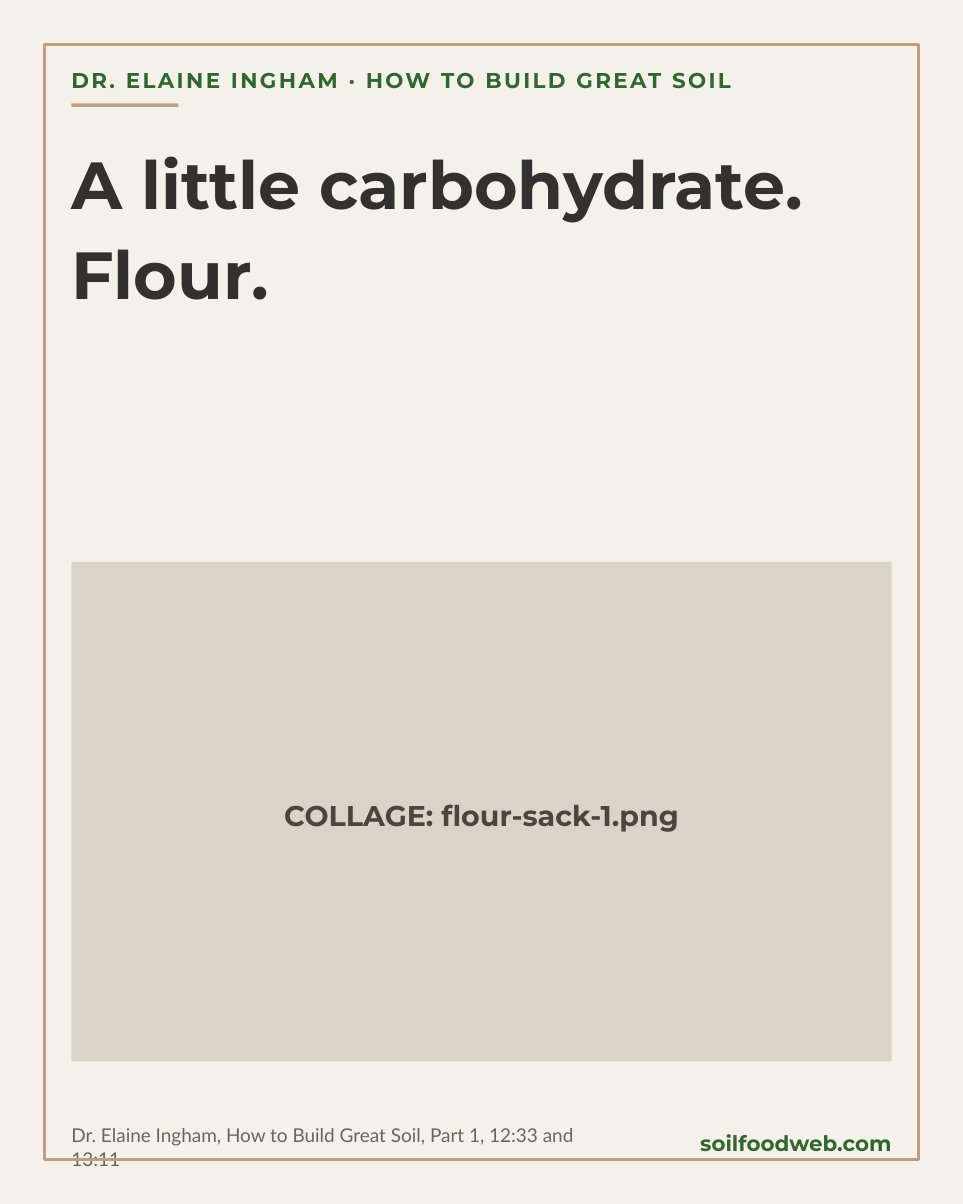
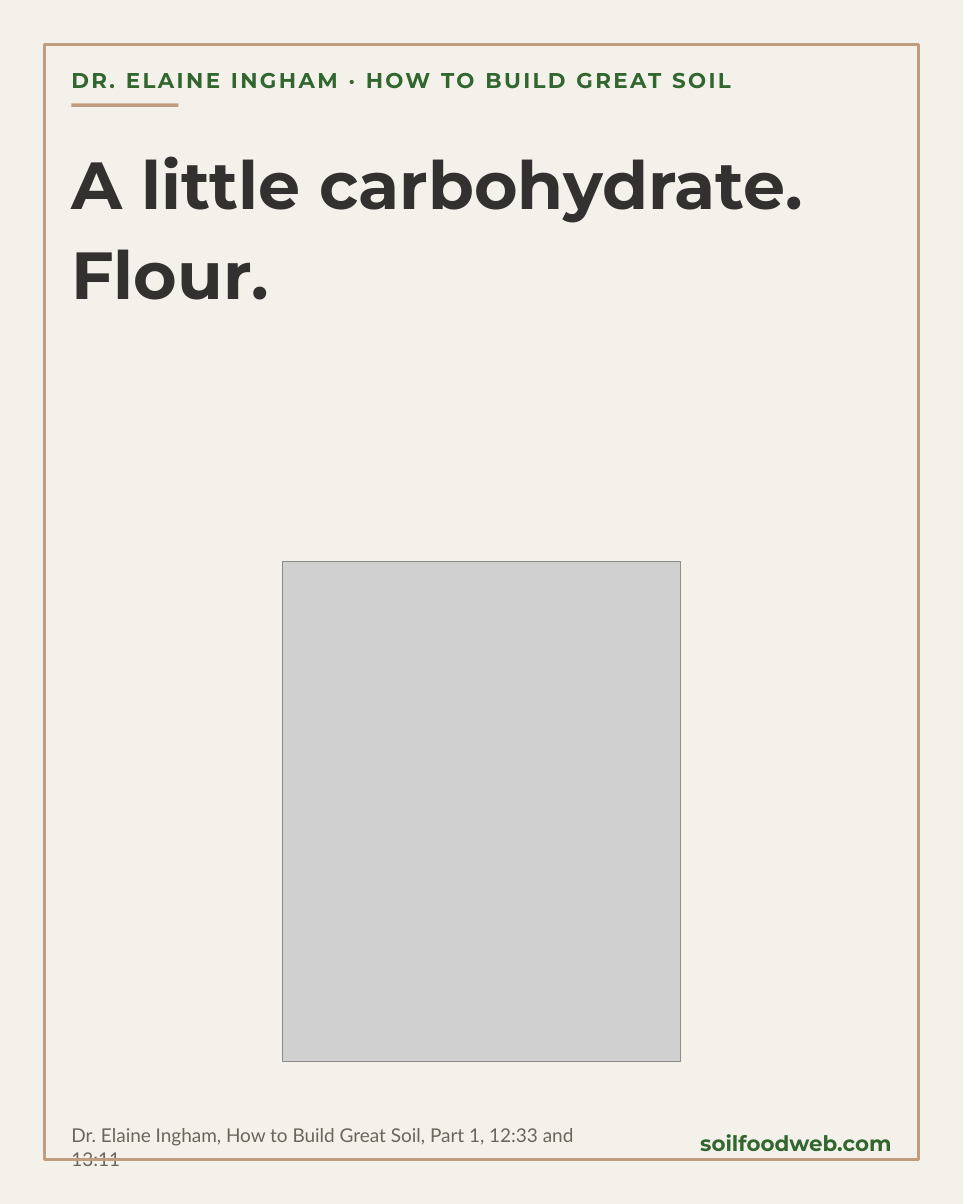
Before and after one commit to linneamoritznyc/SFW-SocialMedia, a slide deck: slide 4 of templates/posts/november/18-11-2026-wed-ig-bake-an-exudate.pptx. Drawn at 963x1204 pixels with LibreOffice and Linux fonts; fonts in the diff are those of the drawing; grey boxes stand for pictures. Boxes give left, top, right and bottom in pixels: in the first picture for what was removed or moved away, otherwise in the second. Text is boxed around its words. In the diff, an @@ line names an element or a change of style, - is before the commit and + after.

```diff
--- a/templates/posts/november/18-11-2026-wed-ig-bake-an-exudate.pptx
+++ b/templates/posts/november/18-11-2026-wed-ig-bake-an-exudate.pptx
@@ rectangle removed at bbox=[71, 562, 891, 1061] @@
@@ picture added at bbox=[282, 562, 681, 1061] @@
@@ text removed at bbox=[284, 804, 678, 832] @@
-COLLAGE: flour-sack-1.png
```
Also in this commit, not shown: 4 other slides changed, 57 other files.
